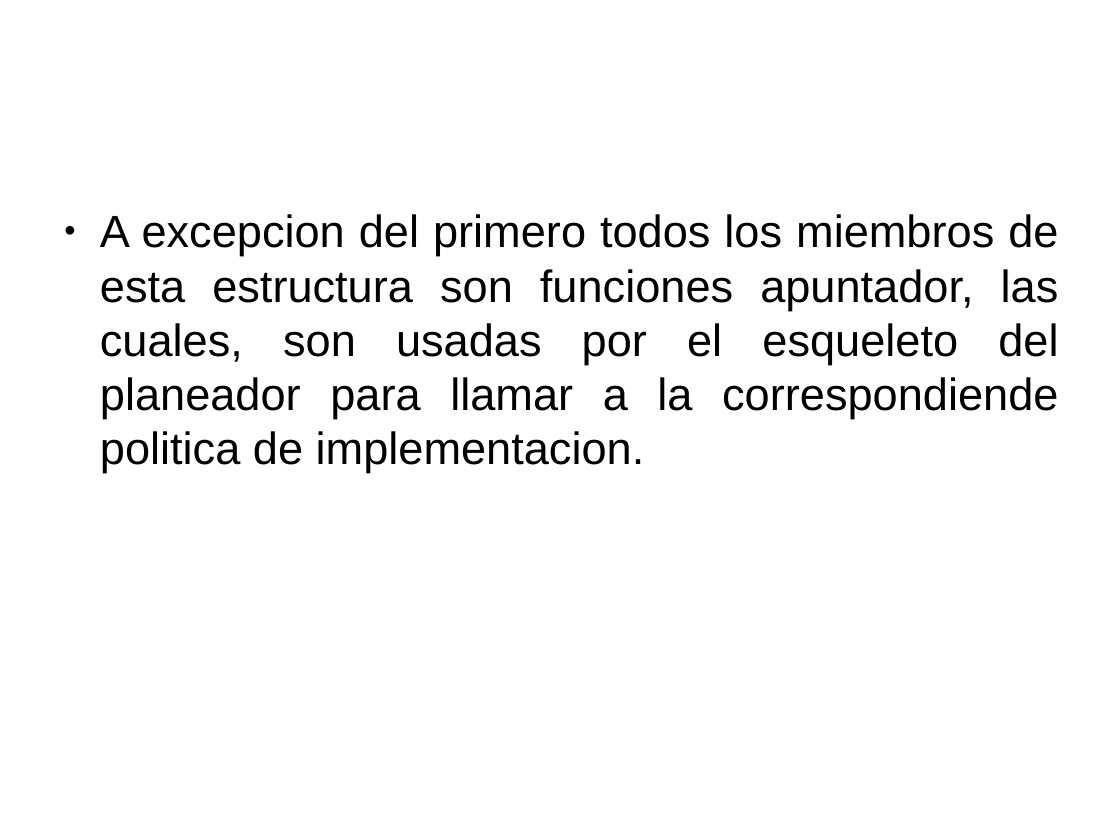
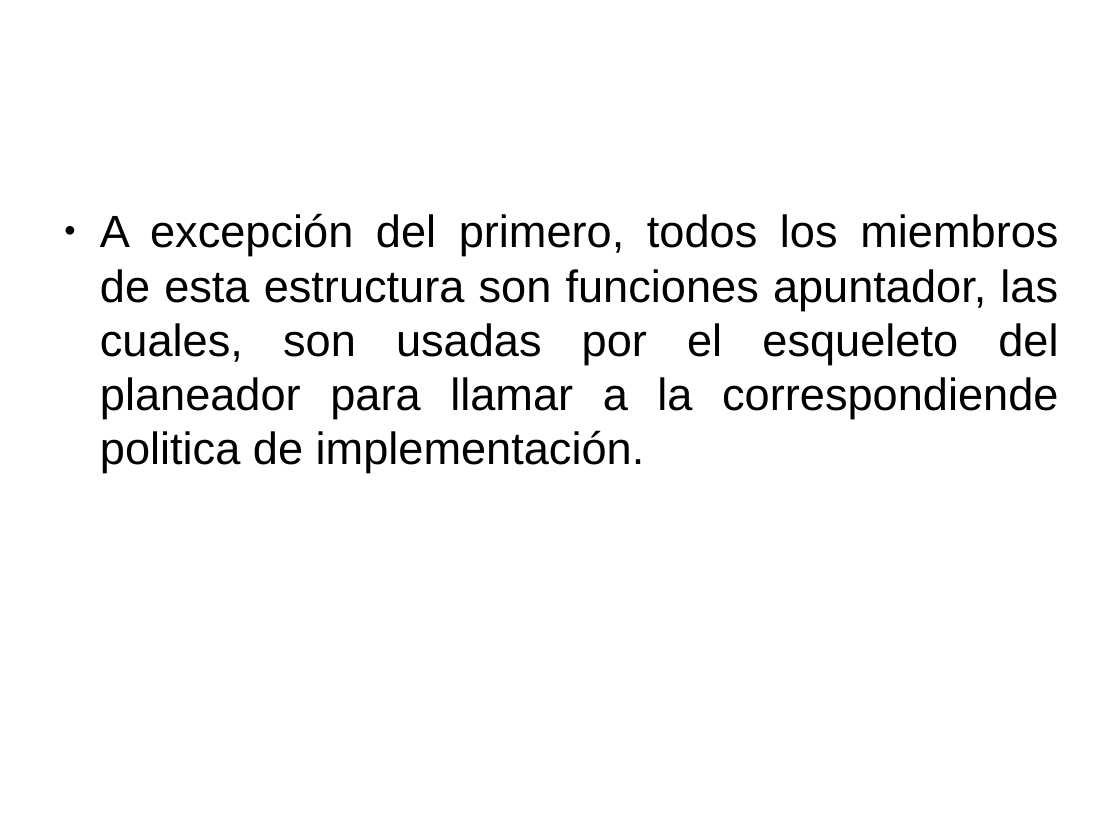
Before and after one commit to gwolf/clase-sistop-2017-01, a slide deck: slide 12 of exposiciones/planificadorCFS/planificadorCFS.pptx. Drawn at 1120x840 pixels with LibreOffice and Linux fonts; fonts in the diff are those of the drawing; background and template pictures are left out. Boxes give left, top, right and bottom in pixels: in the first picture for what was removed or moved away, otherwise in the second. Text is boxed around its words. In the diff, an @@ line names an element or a change of style, - is before the commit and + after.

```diff
--- a/exposiciones/planificadorCFS/planificadorCFS.pptx
+++ b/exposiciones/planificadorCFS/planificadorCFS.pptx
@@ text at bbox=[100, 213, 1058, 473]: text changed @@
-● A excepcion del primero todos los miembros de esta estructura son funciones apuntador, las cuales, son usadas por el esqueleto del planeador para llamar a la correspondiende politica de implementacion.
+● A excepción del primero, todos los miembros de esta estructura son funciones apuntador, las cuales, son usadas por el esqueleto del planeador para llamar a la correspondiende politica de implementación.
```
Also in this commit, not shown: 17 other slides changed.
